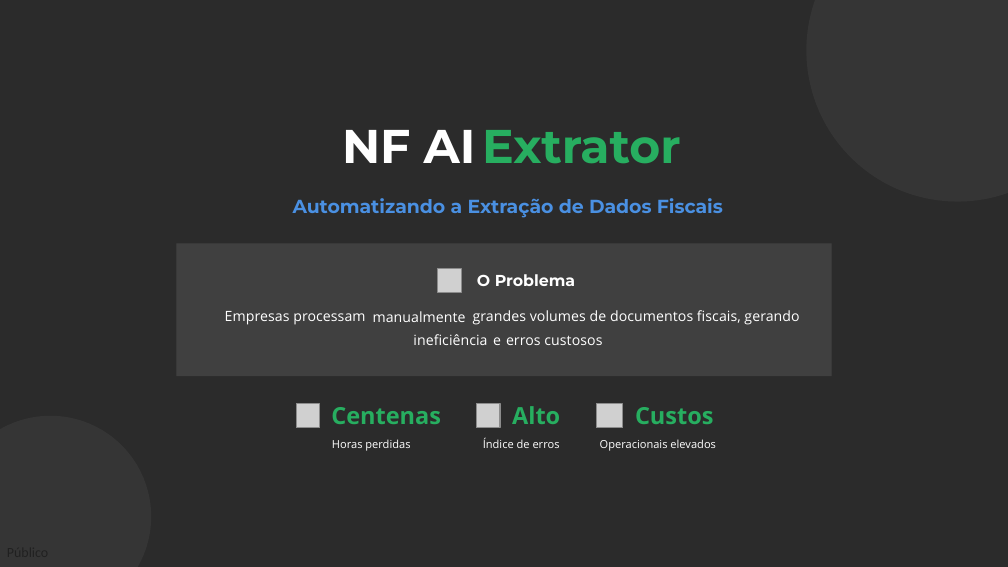
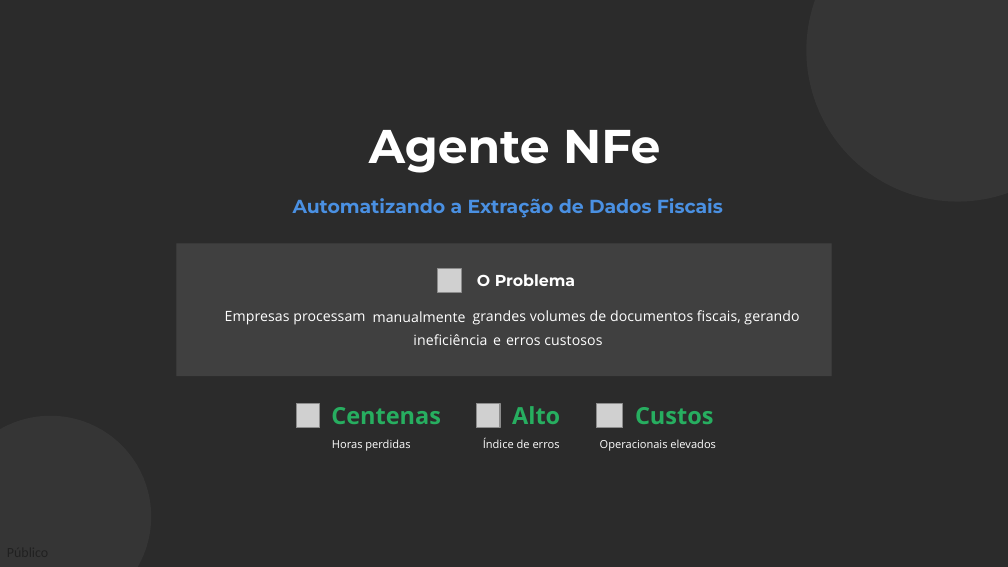
Before and after one commit to ajndantas/I2A2-Grupo_01, a slide deck: slide 1 of Desafio 2 - Projeto - 11062025/Versões Pitch-Deck/Grupo01_Pitch_Deck_do_Projeto_Desafio_4.pptx. Drawn at 1008x567 pixels with LibreOffice and Linux fonts; fonts in the diff are those of the drawing; grey boxes stand for pictures; background and template pictures are left out; a plain dark background stands for a picture behind light text. Boxes give left, top, right and bottom in pixels: in the first picture for what was removed or moved away, otherwise in the second. Text is boxed around its words. In the diff, an @@ line names an element or a change of style, - is before the commit and + after.

Commit message:
Testes Agente NFE

```diff
--- a/Desafio 2 - Projeto - 11062025/Versões Pitch-Deck/Grupo01_Pitch_Deck_do_Projeto_Desafio_4.pptx
+++ b/Desafio 2 - Projeto - 11062025/Versões Pitch-Deck/Grupo01_Pitch_Deck_do_Projeto_Desafio_4.pptx
@@ text at box(369, 130, 660, 173): text changed @@
-NF AI
+Agente NFe
@@ text removed at box(482, 130, 681, 164) @@
-Extrator
```
Also in this commit, not shown: 1 other slide changed, 2 other files.
